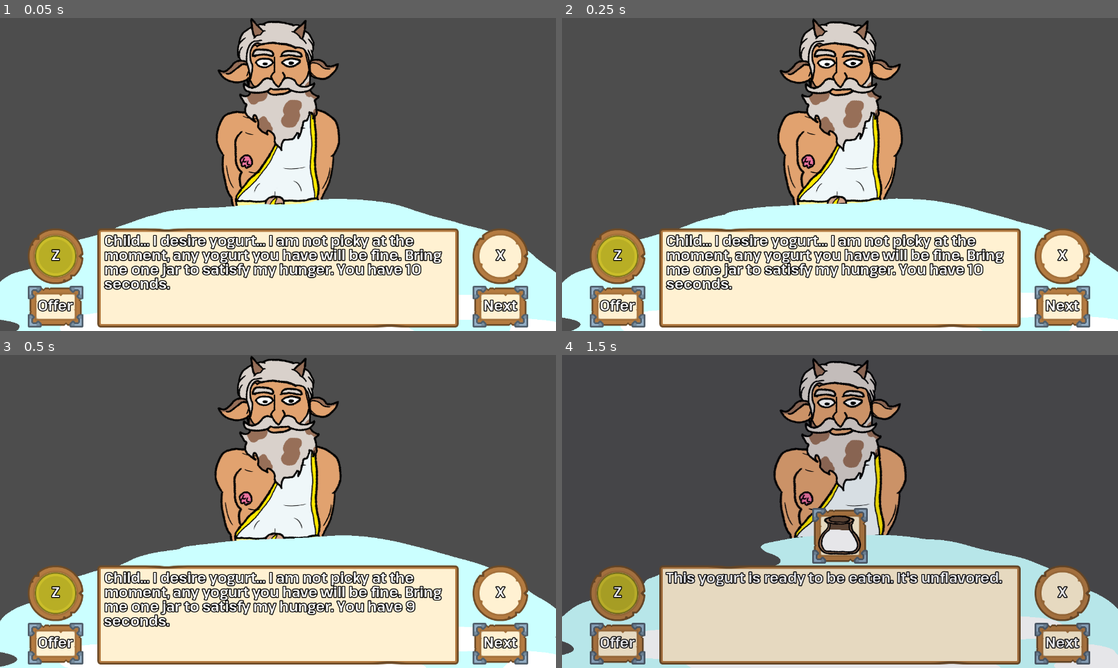
Above: before the commit, frames 1-4 (two rows, left to right).
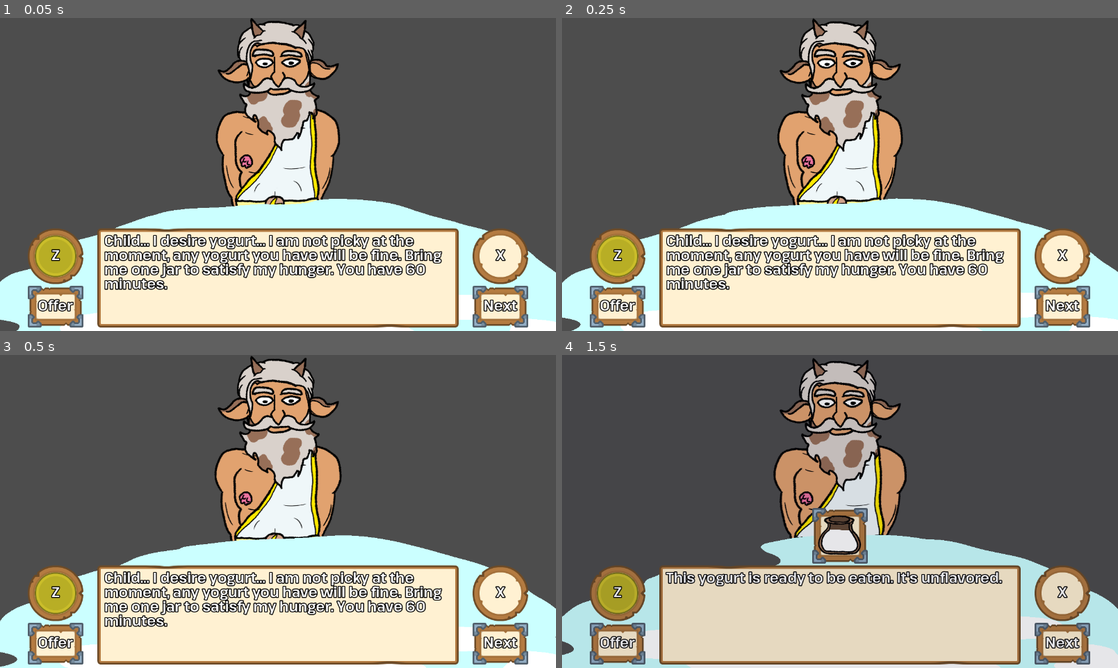
Above: after the commit, the same moments.

Repository: HauntedBees/olympus-mountain-creamery
Game: Godot game, scene res://game_scenes/04_offering/offering.tscn
Two runs of this game, one before a commit and one after it. Both use one fixed random seed, a clock stepped at 60 frames per second and the inputs below. This scene is started directly instead of the project's main scene.
Inputs (mouse positions are in pixels of both pictures, inside the frame that each line leads up to):
- Up to frame 1 (0.05 s): no input
- Up to frame 2 (0.25 s): no input
- Up to frame 3 (0.5 s): no input
- Up to frame 4 (1.5 s): tap Enter at 0.5 s; move the mouse to (962, 495) at 0.52 s; hold Z (button_one) 0.53-1.28 s; click (962, 495) at 0.67 s; move the mouse to (728, 527) at 1.27 s; tap Z (button_one) at 1.35 s; click (728, 527) at 1.42 s

The runs differ from the first frame. In frame 1, 0.4% of the frame differs, in the area x 18-77%, y 78-87%; in frame 2, 0.4%; in frame 3, 0.4%; in frame 4, nothing differs.

Commit message:
refactoring gods' desires

Diff:
--- a/game_data/player.gd
+++ b/game_data/player.gd
@@ -10,5 +10,7 @@
 func _process(delta: float) -> void:
 	for y in data.yogurts:
 		y.fermentation_time += delta
-	for idx in data.god_time_remaining.size():
-		data.god_time_remaining[idx] -= delta
+	for d in data.god_details:
+		d.time_remaining -= delta
+		if d.time_remaining <= 0.0:
+			d.failed = true
--- a/game_data/player_data.gd
+++ b/game_data/player_data.gd
@@ -6,10 +6,7 @@
 @export var gods_unlocked := 1
 
 ## Progress on each God's yogurt-desiring quests.
-@export var god_progress: Array[int] = [0, 0, 0, 0, 0]
-
-## How much time the player has left before failing the current God quests.
-@export var god_time_remaining: Array[float] = [10, 3600, 3600, 3600, 3600]
+@export var god_details: Array[QuestDetails] = [QuestDetails.new()]
 
 ## How much milk the player has.
 @export var milk_amount := 30.0
--- /dev/null
+++ b/game_data/quest_details.gd
@@ -0,0 +1,16 @@
+class_name QuestDetails extends Resource
+
+## The amount of yogurt the player has already given for this quest.
+@export var amount_given := 0
+
+## The desire index for the God's desire.
+@export var desire_idx := 0
+
+## The time the player has left to complete this quest.
+@export var time_remaining := 3600.0
+
+## Three and you fail the God permanently.
+@export var strikes := 0
+
+## Whether the God has given up on you.
+@export var failed := false
--- a/game_scenes/04_offering/gods/god.gd
+++ b/game_scenes/04_offering/gods/god.gd
@@ -2,9 +2,11 @@
 
 @export var requirements: Array[Desire] = []
 
-func get_desires_string(idx: int, time: float) -> String:
-	var desire := requirements[idx]
-	return "I want %d yogurts in %.0f seconds." % [desire.yogurt_amount, _time_string(time)]
+func get_desires_string(d: QuestDetails) -> String:
+	if d.failed:
+		return "You failed."
+	var desire := requirements[d.desire_idx]
+	return "I want %d yogurts in %.0f seconds." % [desire.yogurt_amount - d.amount_given, _time_string(d.time_remaining)]
 
 func _time_string(time: float) -> String:
 	if time > 60.0:
--- a/game_scenes/04_offering/gods/meus.gd
+++ b/game_scenes/04_offering/gods/meus.gd
@@ -1,9 +1,9 @@
 extends God
 
-func get_desires_string(idx: int, time: float) -> String:
-	if time < 0:
+func get_desires_string(d: QuestDetails) -> String:
+	if d.failed:
 		return "You have failed me... I do not want your yogurt ever again. Leave me be, foolish mortal!"
-	var desire := requirements[idx]
+	var desire := requirements[d.desire_idx]
 	var string := "Child... I desire yogurt... "
 	match desire.flavor:
 		Desire.Flavor.Any: string += "I am not picky at the moment, any yogurt you have will be fine."
@@ -18,9 +18,16 @@
 		Desire.Flavor.Bitter: string += "As bitter as the Underworld."
 		Desire.Flavor.Sour: string += "But I want it extra sour, not just tangy."
 		Desire.Flavor.Quality: string += "The finest yogurt you have!"
-	if desire.yogurt_amount == 1:
-		string += " Bring me one jar to satisfy my hunger."
+	var amount := desire.yogurt_amount - d.amount_given
+	if d.amount_given > 0:
+		if desire.yogurt_amount == 1:
+			string += " Bring me one more jar to satisfy my hunger."
+		else:
+			string += " Bring me %d more jars to satisfy my hunger." % amount
 	else:
-		string += " Bring me %d jars to satisfy my hunger." % desire.yogurt_amount
-	string += " You have %s." % _time_string(time)
+		if desire.yogurt_amount == 1:
+			string += " Bring me one jar to satisfy my hunger."
+		else:
+			string += " Bring me %d jars to satisfy my hunger." % amount
+	string += " You have %s." % _time_string(d.time_remaining)
 	return string
--- a/game_scenes/04_offering/offering_state.gd
+++ b/game_scenes/04_offering/offering_state.gd
@@ -5,5 +5,5 @@
 
 func _init(s: GameScene, god := 0) -> void:
 	super(s)
-	_god_idx = god - 1
+	_god_idx = god
 	_make_off = s
--- a/game_scenes/04_offering/states/choose_god.gd
+++ b/game_scenes/04_offering/states/choose_god.gd
@@ -5,9 +5,11 @@
 ]
 
 var _god_node: God
+var _current_details: QuestDetails
 
 func initialize() -> void:
 	_make_off.main_menu.visible = true
+	_god_idx -= 1
 	_next_god()
 
 func update(_delta: float) -> void:
@@ -18,7 +20,7 @@
 		if _god_idx < 0:
 			change_scene.emit("res://game_scenes/02_outside/outside.tscn")
 			return
-		if Player.data.god_time_remaining[_god_idx] < 0.0:
+		if _current_details.failed:
 			# TODO: signal failure
 			return
 		change_state.emit(ChooseYogurtState.new(_scene, _god_idx))
@@ -27,10 +29,7 @@
 	if _god_idx < 0:
 		_make_off.text_box.text = "Descend Olympus\n Return to the Yogurt Chamber to resume your yogurt activities."
 		return
-	_make_off.text_box.text = _god_node.get_desires_string(
-		Player.data.god_progress[_god_idx],
-		Player.data.god_time_remaining[_god_idx]
-	)
+	_make_off.text_box.text = _god_node.get_desires_string(_current_details)
 
 func _next_god() -> void:
 	_god_idx += 1
@@ -44,6 +43,7 @@
 		# TODO: going away message
 		_set_text()
 		return
+	_current_details = Player.data.god_details[_god_idx]
 	_make_off.offer_go_prompt.text = "Offer"
 	_god_node = _GODS[_god_idx].instantiate()
 	_make_off.god_spot.add_child(_god_node)
